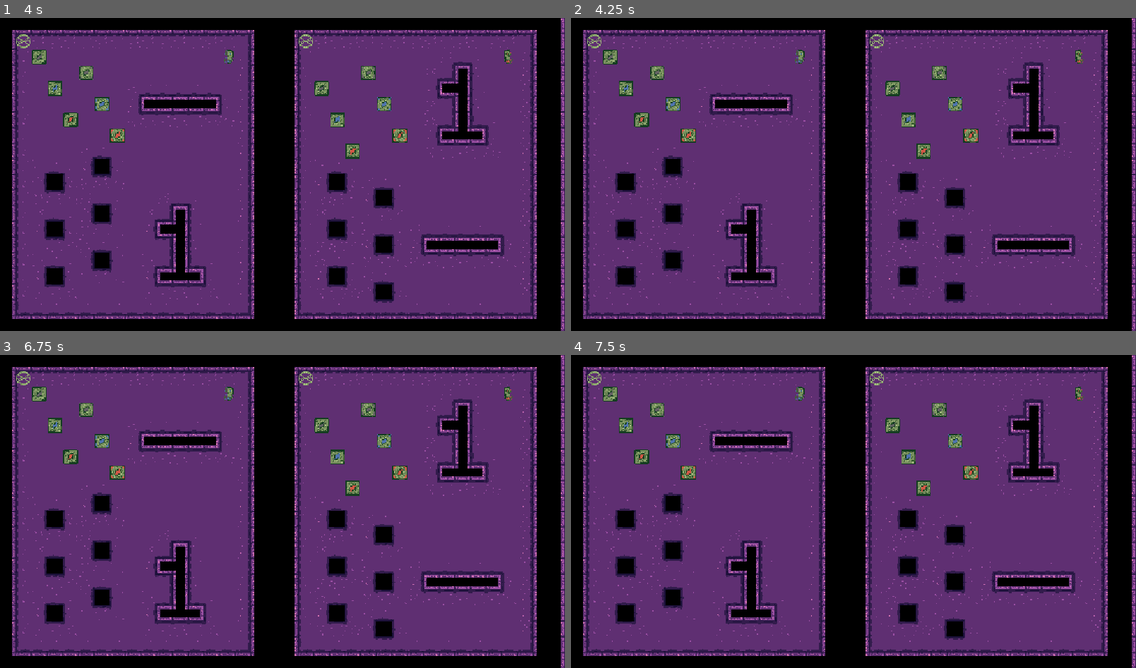
Above: before the commit, frames 1-4 (two rows, left to right).
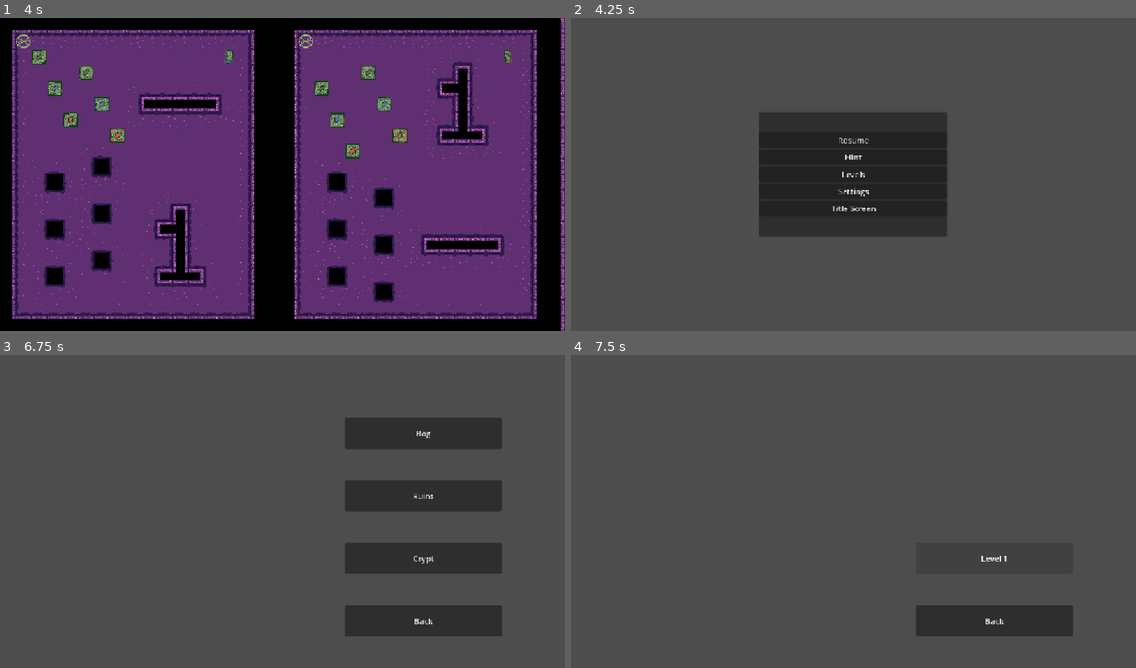
Above: after the commit, the same moments.

Repository: whitsettbe/kcol-f26-gamedevproj-cb
Game: Godot game, scene res://scenes/multilevel.tscn
Two runs of this game, one before a commit and one after it. Both use one fixed random seed, a clock stepped at 60 frames per second and the inputs below.
Inputs (mouse positions are in pixels of both pictures, inside the frame that each line leads up to):
- Up to frame 1 (4 s): tap Enter at 0.5 s; hold D (L_right) 0.53-1.28 s; hold Shift (undo) 0.53-1.28 s; tap Space (restart) every 0.75 s from 1.25 to 3.5 s; hold S (L_down) 1.28-2.03 s; tap Shift (undo) at 1.35, 2.85 s; hold D (L_right) 2.03-2.78 s; hold Shift (undo) 2.03-2.78 s; hold W (L_up) 2.78-3.53 s; hold A (L_left) from 3.53 s (still down); hold Shift (undo) from 3.53 s (still down)
- Up to frame 2 (4.25 s): keep holding A (L_left); keep holding Shift (undo); tap Escape (L_pause, bound only after the commit) at 4.15 s
- Up to frame 3 (6.75 s): release Shift (undo) at 4.28 s; tap Shift (undo) at 4.35 s; tap Delete (R_pause, bound only after the commit) at 4.9 s; release A (L_left) at 5 s; click (282, 477) at 5 s, where only the run after the commit has a clickable "Resume"; click (282, 492) at 5.75 s, where only the run after the commit has a clickable "Hint"; click (282, 511) at 6.5 s, where only the run after the commit has a clickable "Levels"
- Up to frame 4 (7.5 s): click (994, 558) at 7.25 s, where only the run after the commit has a clickable "Crypt"

Frame 1 is identical in both runs. In frame 2, 100% of the frame differs, in the area x 0-100%, y 0-100%; in frame 3, 100%; in frame 4, 100%.

Commit message:
Add ability to pause game.

Diff:
--- a/TornAsunder/project.godot
+++ b/TornAsunder/project.godot
@@ -81,6 +81,16 @@
 "events": [Object(InputEventKey,"resource_local_to_scene":false,"resource_name":"","device":-1,"window_id":0,"alt_press …(191 unchanged characters)…
 ]
 }
+L_pause={
+"deadzone": 0.2,
+"events": [Object(InputEventKey,"resource_local_to_scene":false,"resource_name":"","device":-1,"window_id":0,"alt_pressed":false,"shift_pressed":false,"ctrl_pressed":false,"meta_pressed":false,"pressed":false,"keycode":0,"physical_keycode":4194305,"key_label":0,"unicode":0,"location":0,"echo":false,"script":null)
+]
+}
+R_pause={
+"deadzone": 0.2,
+"events": [Object(InputEventKey,"resource_local_to_scene":false,"resource_name":"","device":-1,"window_id":0,"alt_pressed":false,"shift_pressed":false,"ctrl_pressed":false,"meta_pressed":false,"pressed":false,"keycode":0,"physical_keycode":4194312,"key_label":0,"unicode":0,"location":0,"echo":false,"script":null)
+]
+}
 
 [physics]
 
--- a/TornAsunder/scripts/multilevel.gd
+++ b/TornAsunder/scripts/multilevel.gd
@@ -16,7 +16,10 @@
 
 # Called every frame. 'delta' is the elapsed time since the previous frame.
 func _process(delta: float) -> void:
-	pass
+	if(Input.is_action_pressed("L_pause")):
+		get_tree().change_scene_to_file("res://scenes/pause_menu.tscn")
+	if(Input.is_action_pressed("R_pause")):
+		get_tree().change_scene_to_file("res://scenes/pause_menu.tscn")
 
 
 # Load the indicated level, attaching its completion
